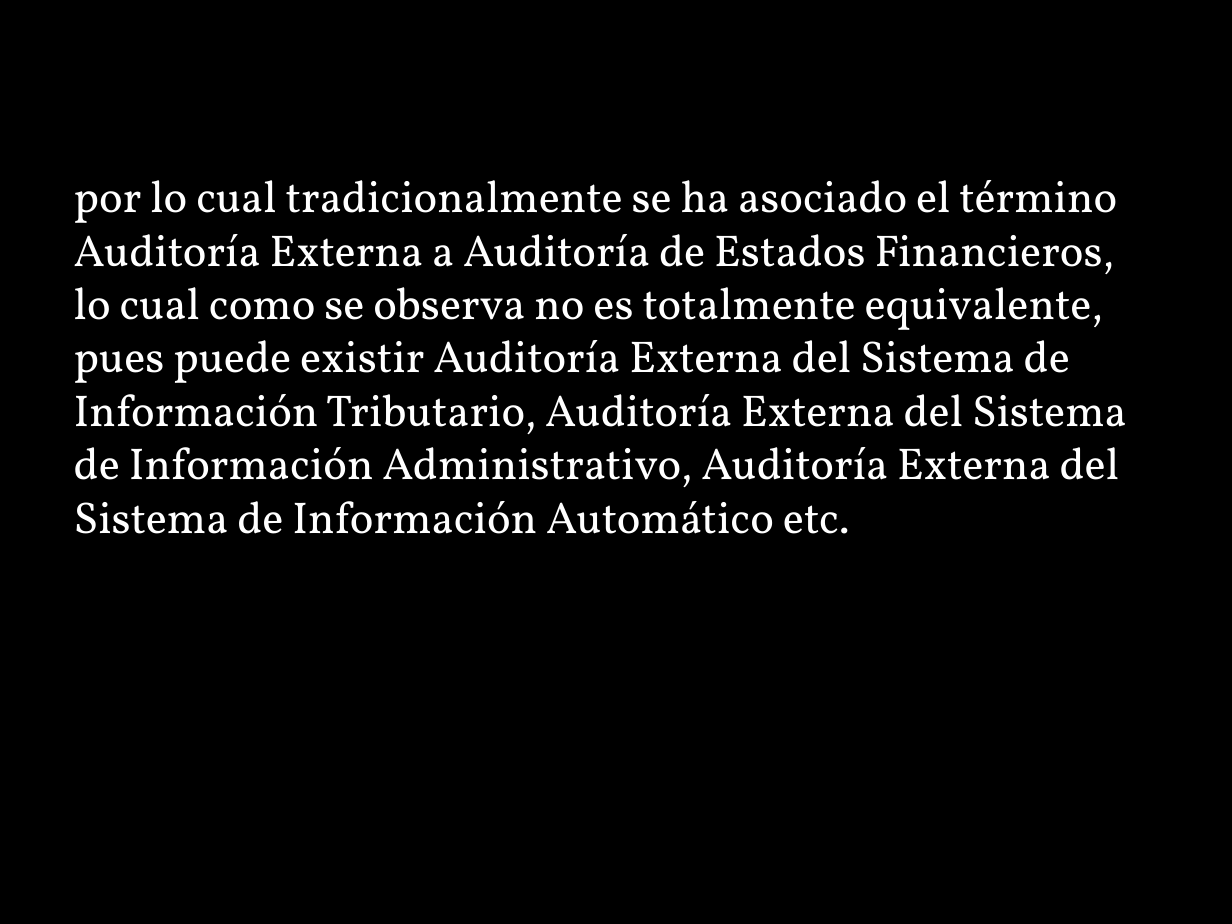
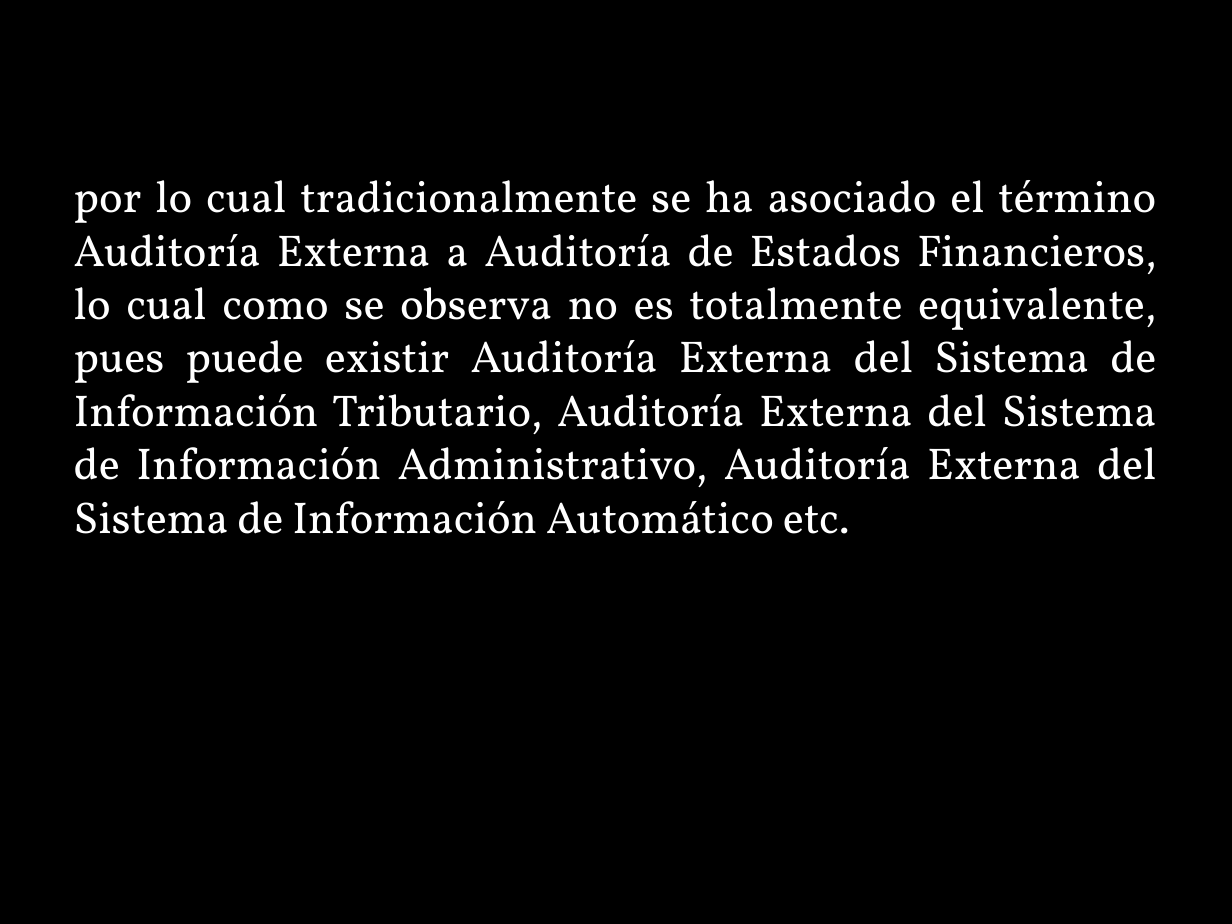
Before and after one commit to lc850/auditoria, a slide deck: slide 8 of HECTOR.pptx. Drawn at 1232x924 pixels with LibreOffice and Linux fonts; fonts in the diff are those of the drawing; background and template pictures are left out. Boxes give left, top, right and bottom in pixels: in the first picture for what was removed or moved away, otherwise in the second. Text is boxed around its words. In the diff, an @@ line names an element or a change of style, - is before the commit and + after.

```diff
--- a/HECTOR.pptx
+++ b/HECTOR.pptx
@@ text "por lo cual tradicionalmente se ..." at box(74, 180, 1157, 534): alignment left to justified @@
```
Also in this commit, not shown: 9 other slides changed.
